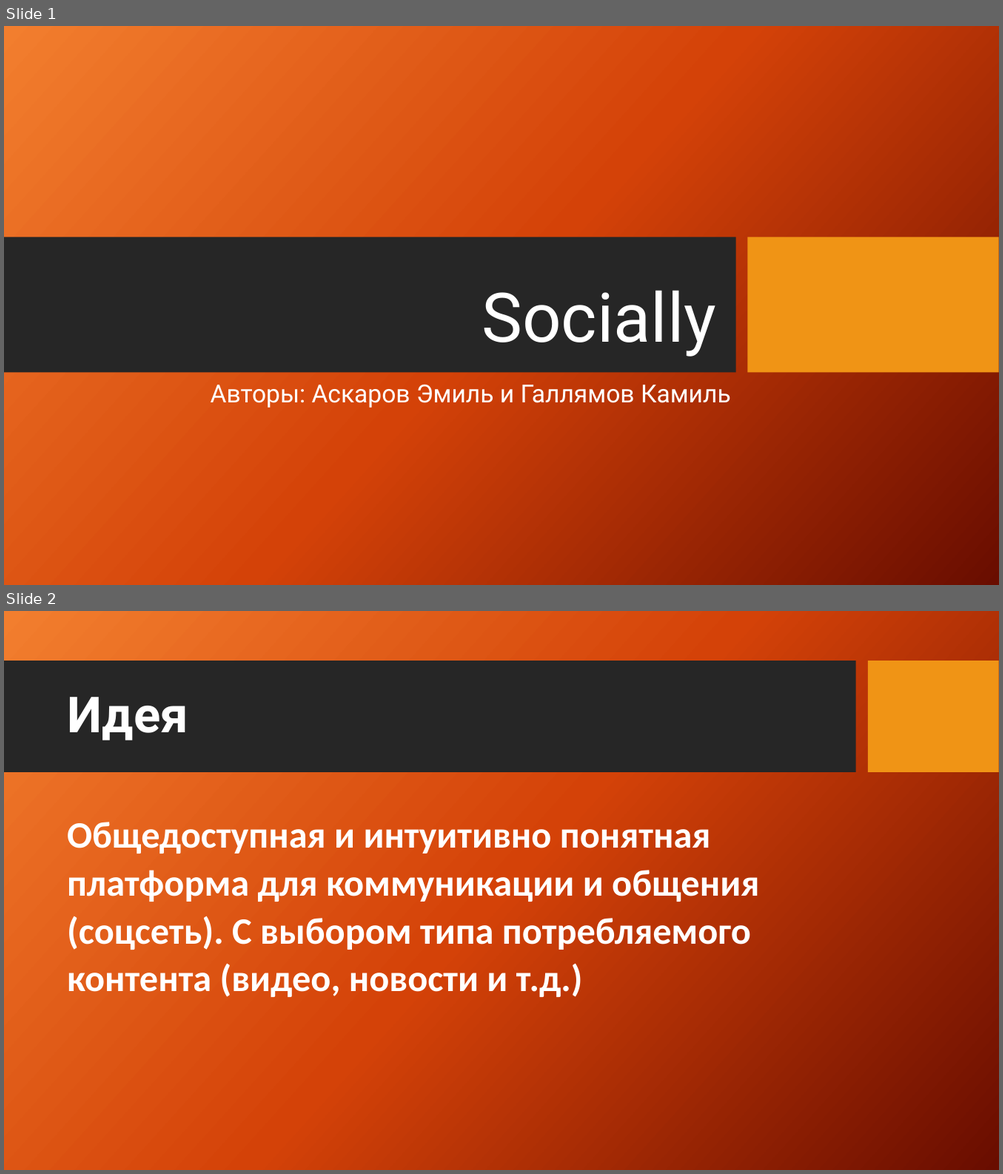
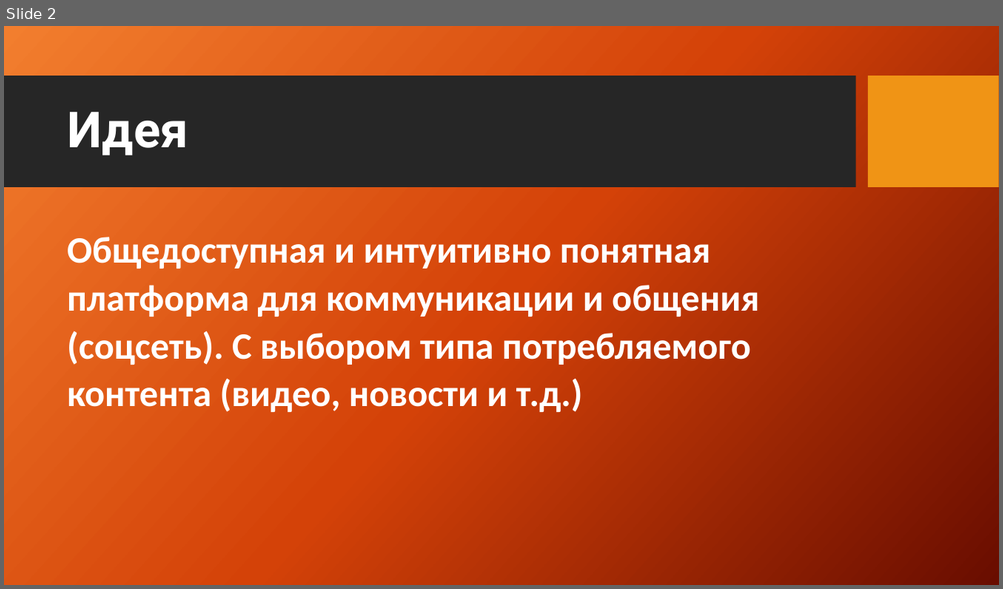
Before and after one commit to pro100kamil/web_project, a slide deck: презентация и записка/Prezentatsia.pptx. Shown one above the other, each under a label of ours: slides 1 and 2 before the commit, slide 2 after it. The pictures are 1003x1174 and 1003x589 pixels, drawn with LibreOffice and Linux fonts; fonts in the diff are those of the drawing; background and template pictures are left out. Boxes give left, top, right and bottom in pixels: in the first picture for what was removed or moved away, otherwise in the second. Text is boxed around its words. In the diff, an @@ line names an element or a change of style, - is before the commit and + after.

```diff
--- a/презентация и записка/Prezentatsia.pptx
+++ b/презентация и записка/Prezentatsia.pptx
@@ slide 1 removed at (4,26,999,585), background picture (left out) @@
@@ rectangle removed at (4,237,736,373) @@
@@ rectangle removed at (747,237,999,373) @@
@@ title removed at (481,290,716,357) @@
-Socially
@@ subtitle removed at (210,384,731,408) @@
-Авторы: Аскаров Эмиль и Галлямов Камиль
```
Also in this commit, not shown: 1 slide changed, 1 slide added, 1 other slide removed, 13 other files.
